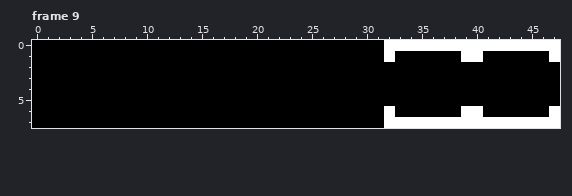
File history of a pixel-art file, Leds/Face designs/Animation Sprites/Glitchbutton.aseprite. Above, as it was before the edit.
48x8 pixels, 17 frames. Shown: frame 9.
The result:
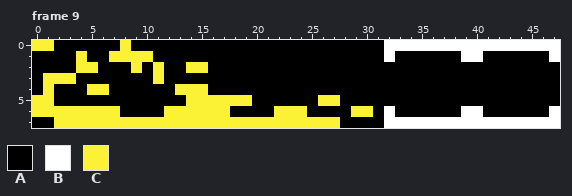
Palette (. is transparent): A #000000  B #ffffff  C #fbf236
From old to new:
--- frame 9, layer "Layer 1"
@@ x 0..32 @@
-0 AAAAAAAAAAAAAAAAAAAAAAAAAAAAAAAAB
-1 AAAAAAAAAAAAAAAAAAAAAAAAAAAAAAAAB
-2 AAAAAAAAAAAAAAAAAAAAAAAAAAAAAAAAA
-3 AAAAAAAAAAAAAAAAAAAAAAAAAAAAAAAAA
-4 AAAAAAAAAAAAAAAAAAAAAAAAAAAAAAAAA
-5 AAAAAAAAAAAAAAAAAAAAAAAAAAAAAAAAA
-6 AAAAAAAAAAAAAAAAAAAAAAAAAAAAAAAAB
-7 AAAAAAAAAAAAAAAAAAAAAAAAAAAAAAAAB
+0 CCAAAAAACAAAAAAAAAAAAAAAAAAAAAAAB
+1 AAAACAACCCCAAAAAAAAAAAAAAAAAAAAAB
+2 AAAACCAAACACAACCAAAAAAAAAAAAAAAAA
+3 ACCCAAAAAAACAAAAAAAAAAAAAAAAAAAAA
+4 ACAAACCAAAAAACCCAAAAAAAAAAAAAAAAA
+5 CCAAAAAAAAAAAACCCCCCAAAAAACCAAAAA
+6 CCCCCCCCAAAACCCCCCAAAACCCAAAACCAB
+7 AACCCCCCCCCCCCCCCCCCCCCCCCCCAAAAB
Boxes around the changes in both pictures, in picture pixels (x1, y1, x2, y2):
changed: (32, 40, 373, 128)
